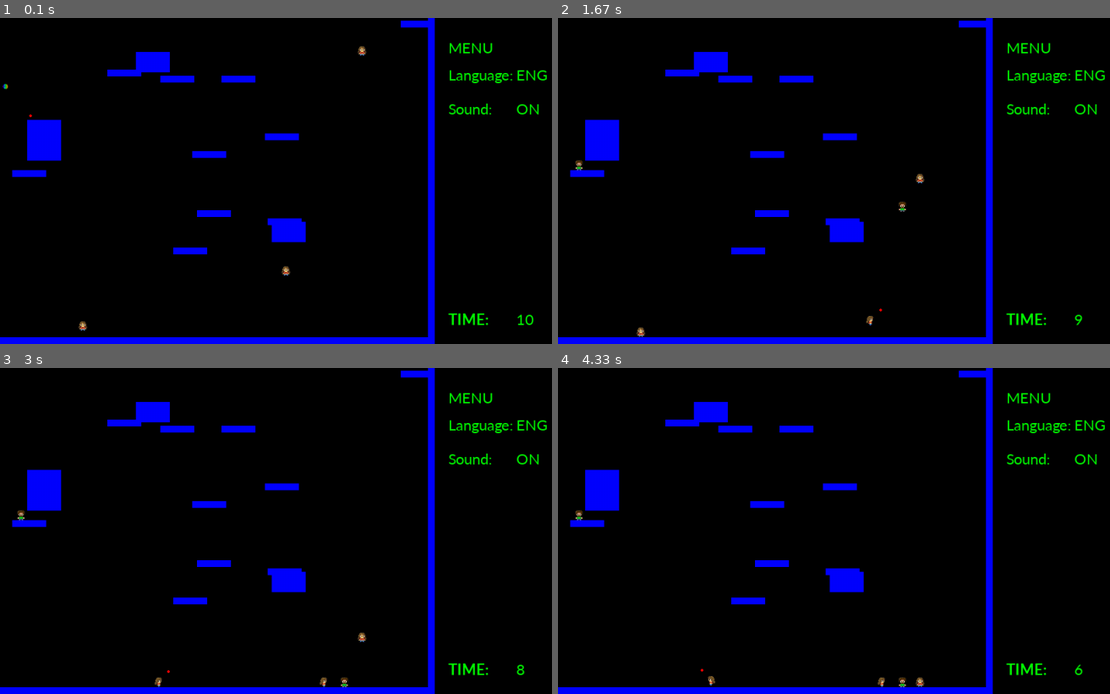
Above: before the commit, frames 1-4 (two rows, left to right).
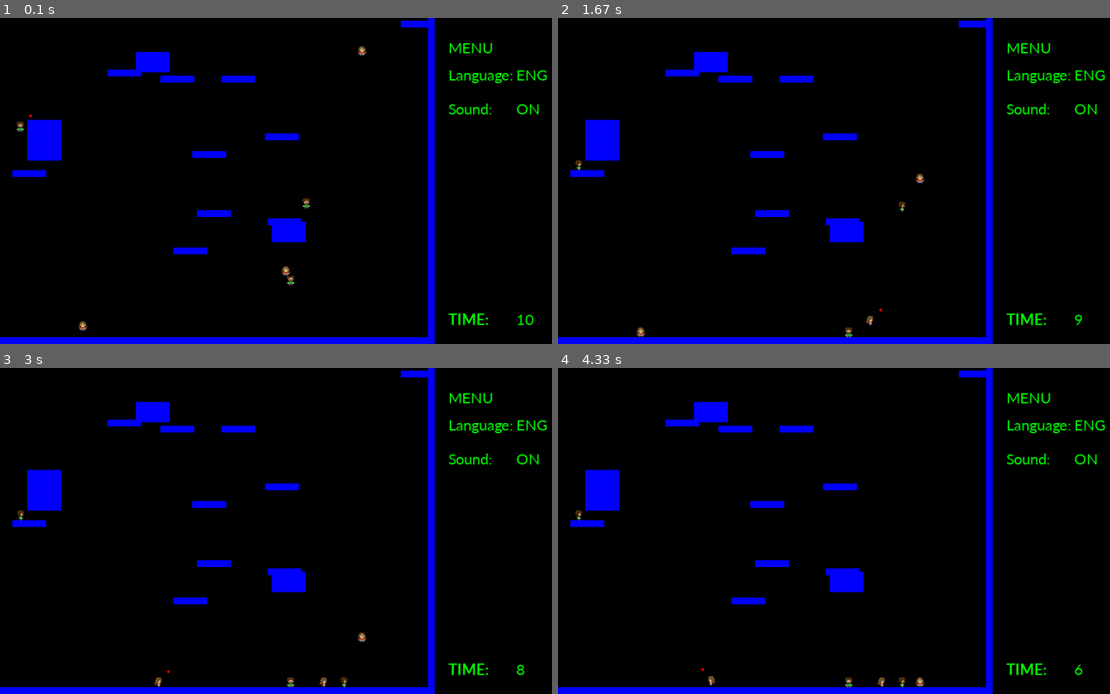
Above: after the commit, the same moments.

Repository: kaletap/Worms-Python-Game
Game: pygame game, started from worms.py
The game is run twice, just before and just after one commit, with the same random seed, the same clock (stepped at 60 frames per second) and the same inputs.
Inputs:
- Up to frame 1 (0.1 s): no input
- Up to frame 2 (1.67 s): hold Keypad Enter 0.33-0.8 s; hold Right 0.33-0.8 s; hold Tab 0.83-1.3 s; hold Right 0.83-1.3 s; tap Space at 0.9, 1.2, 1.4 s; hold Backspace from 1.33 s (still down); hold Right from 1.33 s (still down)
- Up to frame 3 (3 s): tap Space at 1.7, 1.9, 2.2, 2.4, 2.7, 2.9 s; release Backspace at 1.8 s; release Right at 1.8 s; hold Tab 1.83-2.3 s; hold Right 1.83-2.3 s; hold Right 2.33-2.8 s; hold Up from 2.83 s (still down)
- Up to frame 4 (4.33 s): release Up at 3.13 s; hold Right 3.17-3.63 s; tap Space at 3.23, 3.53, 3.73, 4.03, 4.3 s; hold Left 3.67-4.2 s; hold Down from 4.23 s (still down)

The runs differ from the first frame. In frame 1, 0.1% of the frame differs, in the area x 0-57%, y 20-83%; in frame 2, less than 0.1%; in frame 3, less than 0.1%; in frame 4, less than 0.1%.

Commit message:
Fixed a bug of self-moving worms after change of players

Diff:
--- a/defaults.py
+++ b/defaults.py
@@ -8,7 +8,7 @@
 
 TIME_UNIT = 0.05
 SHOOTING_POWER_UNIT = 0.05
-SHOOTING_ANGLE_CHANGE = PI / 1000
+SHOOTING_ANGLE_CHANGE = PI / 500
 GRAV = 5
 GRAV_WORM = 5
 JUMP_POWER = 15
--- a/game_classes.py
+++ b/game_classes.py
@@ -107,9 +107,11 @@
             if event.key == pygame.K_LEFT:
                 self.change_x = -WORM_SPEED
                 self.set_direction("left")
+                self.pressed_left = True
             elif event.key == pygame.K_RIGHT:
                 self.change_x = WORM_SPEED
                 self.set_direction("right")
+                self.pressed_right = True
 
             # Jumping
             elif event.key == pygame.K_SPACE:
@@ -131,18 +133,20 @@
                 self.shooting = True
                 self.shooting_power = 0
 
-        # If player changes worms while pressing K_LEFT or K_RIGHT worm might start moving
-        # in different direction.
-        # It's not much of a problem because we control this worm, so we can stop him.
-        # But it can also happen during change of players: one player by pressing K_LEFT
-        # to long may cause another player to move
         if event.type == pygame.KEYUP:
             # Moving
             if event.key == pygame.K_LEFT:
-                self.change_x = self.change_x + WORM_SPEED if self.change_x < WORM_SPEED else WORM_SPEED
+                if self.pressed_left:
+                    self.change_x = self.change_x + WORM_SPEED if self.change_x < WORM_SPEED else WORM_SPEED
+                else : # if KEYUP was done without KEYDOWN first (KDOWN done by previous player)
+                    self.change_x = 0
+
 
             elif event.key == pygame.K_RIGHT:
-                self.change_x = self.change_x - WORM_SPEED if self.change_x > -WORM_SPEED else -WORM_SPEED
+                if self.pressed_right:
+                    self.change_x = self.change_x - WORM_SPEED if self.change_x > -WORM_SPEED else -WORM_SPEED
+                else:
+                    self.change_x = 0
 
             # Aiming
             elif event.key == pygame.K_UP:
@@ -298,6 +302,8 @@
 
     def stop_worm(self):
         self.current_worm.change_x = 0
+        self.current_worm.pressed_left = False
+        self.current_worm.pressed_right = False
 
     def change_worm(self):
         """Changes worm to next one"""
@@ -308,7 +314,7 @@
         new_worm_id = self.current_worm_id + 1
         self.current_worm_id = new_worm_id if new_worm_id < self.worms_number else 0
 
-    def remove_worms(self, killed_worms):
+    def remove_worms(self, killed_worms) -> bool:
         """Removes killed worms from player's list"""
         if killed_worms:
             self.worms = [worm for worm in self.worms if all(worm != w for w in killed_worms)]
@@ -319,8 +325,9 @@
 
                 # Quiting game if player has no worms left
                 if self.worms_number == 0:
-                    print("{} lost".format(self.name))
-                    sys.exit()
+                    return True
 
                 # Otherwise, changing worm to not use a killed one
                 self.change_worm()
+
+        return False
--- a/worms.py
+++ b/worms.py
@@ -1,3 +1,4 @@
+#!/opt/anaconda/bin//python
 import pygame, sys, random, os, time, argparse
 from math import cos, sin, pi as PI
 
@@ -36,13 +37,8 @@
     worm_list.add(*worms_player1, *worms_player2)
 
     # Creating players
-    player1 = Player(*worms_player1, name="Player1")
-    player2 = Player(*worms_player2, name="Player2")
-
-    # Creating bullet
-    bullet_list = pygame.sprite.Group()
-    bullet = Bullet(0, 100, direction="right", v=10, alpha=PI/4)
-    bullet_list.add(bullet)
+    player1 = Player(*worms_player1, name=args.player1)
+    player2 = Player(*worms_player2, name=args.player2)
 
     ## Creating gunpoint object:
     gunpoint = GunPoint(player1.current_worm.rect.x+16+10, player1.current_worm.rect.y-10)
@@ -62,7 +58,8 @@
             for _ in range(10)]
     wall_list.add(floor, right_block, block1, block2, block3, *blocks)
 
-    #print(id(player1.worms[0]) == id(worm))
+    # Creating bullet list
+    bullet_list = pygame.sprite.Group()
 
     # Creating Menu
     menu = Menu()
@@ -70,9 +67,10 @@
     print("Welcome to worms")
 
     # Playing game
+    done, player1_lost, player2_lost = False, False, False
     start = time.time()
     mode = PLAYER_1
-    while True:
+    while not done:
         # Filling screen with black
         screen.fill(BLACK)
 
@@ -87,16 +85,15 @@
             player2.stop_worm()
             changing_players_text = TextObject("Changing players", 50, 50, font=None, font_size=50)
             pygame.sprite.Group(changing_players_text).draw(screen)
-            pygame.time.delay(2000)
+            pygame.time.delay(1000)
             start = time.time()
 
 
         for event in pygame.event.get():
             if event.type == pygame.QUIT:
                 sys.exit()
-            # Backspace to change players
+            # Backspace to change players (useful for debugging)
             if event.type == pygame.KEYDOWN and event.key == pygame.K_BACKSPACE:
-                print("Changing players")
                 mode = PLAYER_2 if mode == PLAYER_1 else PLAYER_1
 
             elif event.type == pygame.MOUSEBUTTONDOWN:
@@ -105,11 +102,13 @@
 
             if mode == PLAYER_1:
                 if event.type == pygame.KEYDOWN and event.key == pygame.K_TAB:
+                    player1.stop_worm()
                     player1.change_worm()
                 player1.move(event, bullet_list)
 
             elif mode == PLAYER_2:
                 if event.type == pygame.KEYDOWN and event.key == pygame.K_TAB:
+                    player2.stop_worm()
                     player2.change_worm()
                 player2.move(event, bullet_list)
 
@@ -119,8 +118,9 @@
                                                   dokilla=True,
                                                   dokillb=True,
                                                   collided = lambda x, y: collided(x, y, menu.sound))
-        player1.remove_worms(killed_worms.keys())
-        player2.remove_worms(killed_worms.keys())
+        player1_lost = player1.remove_worms(killed_worms.keys())
+        player2_lost = player2.remove_worms(killed_worms.keys())
+        done = player1_lost or player2_lost
 
         # Deleting bullets which hitted wall
         pygame.sprite.groupcollide(bullet_list, wall_list, dokilla=True, dokillb=False)
@@ -143,6 +143,18 @@
 
         pygame.display.flip()
 
+    # Displaying game over and who won
+    screen.fill(BLACK)
+    font = pygame.font.SysFont('Calibri', 50, True, False)
+    game_over = font.render("GAME OVER", True, RED)
+    who_won_text = args.player1 if player2_lost else args.player1
+    who_won_text = "{} won!".format(who_won_text)
+    who_won = font.render(who_won_text, False, RED)
+    screen.blit(game_over, (50, 50))
+    screen.blit(who_won, (50, 200))
+    pygame.display.flip()
+    pygame.time.delay(3000)
+
     pygame.quit()
 
 if __name__ == "__main__":
@@ -150,6 +162,8 @@
     parser.add_argument("-n", "--worms_number", type=int, default=3, help="Number of worms each player has")
     parser.add_argument("-t", "--time", type=int, default=10, help="Time per each player")
     parser.add_argument("--no_menu", action="store_true", help="Don't display menu")
+    parser.add_argument("--player1", type=str, default="Player1", help="Name of first player")
+    parser.add_argument("--player2", type=str, default="Player2", help="Name of second player")
     args = parser.parse_args()
 
     main(args)
Binary file removed: graphics/Females/F_04.png
Binary file removed: graphics/Females/Females.png
Binary file removed: graphics/Males/M_02.png
Binary file removed: graphics/Males/M_04.png
Binary file removed: graphics/Males/M_07.png
Binary file removed: graphics/Males/M_09.png
Binary file removed: graphics/Males/M_10.png
Binary file removed: graphics/Males/Males.png
Not shown, added: readme.html
Not shown, changed: readme.md
